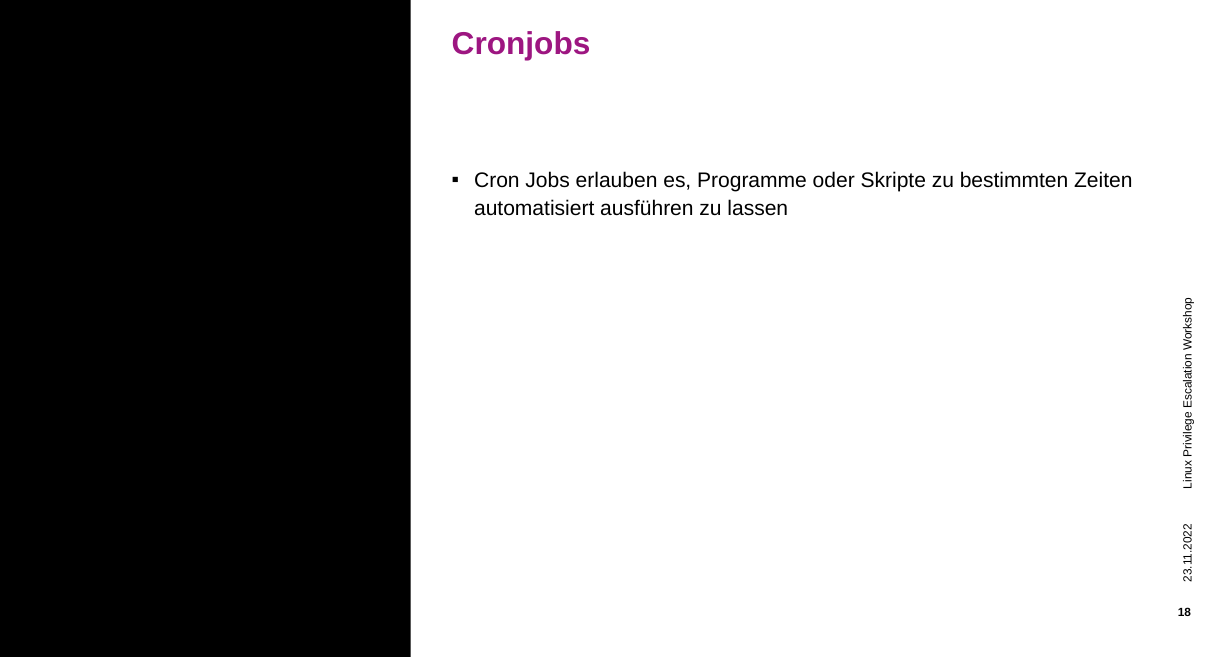
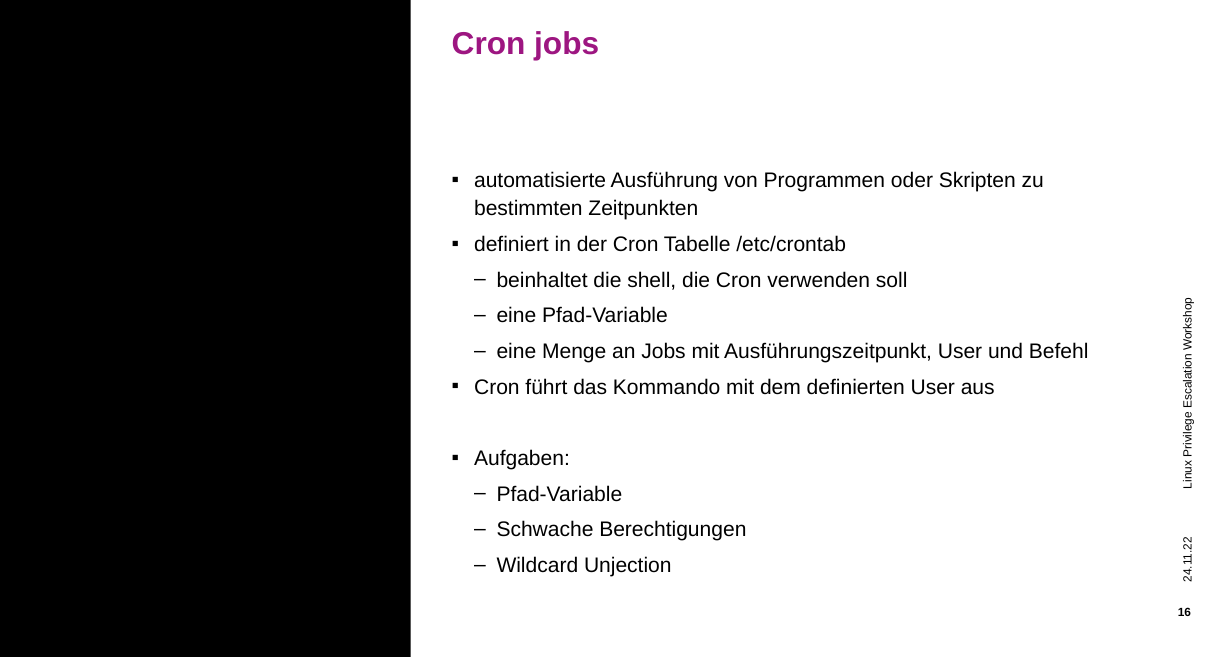
Before and after one commit to hueami/lpe_workshop, a slide deck: slide 16 of Powerpoint.pptx (slide 18 before the commit). Drawn at 1232x657 pixels with LibreOffice and Linux fonts; fonts in the diff are those of the drawing; background and template pictures are left out. Boxes give left, top, right and bottom in pixels: in the first picture for what was removed or moved away, otherwise in the second. Text is boxed around its words. In the diff, an @@ line names an element or a change of style, - is before the commit and + after.

```diff
--- a/Powerpoint.pptx
+++ b/Powerpoint.pptx
@@ title at box(452, 31, 599, 60): spaces changed @@
-Cronjobs
+Cron jobs
@@ text at box(474, 171, 1089, 576): text changed @@
-▪ Cron Jobs erlauben es, Programme oder Skripte zu bestimmten Zeiten automatisiert ausführen zu lassen
+▪ automatisierte Ausführung von Programmen oder Skripten zu bestimmten Zeitpunkten
+▪ definiert in der Cron Tabelle /etc/crontab
+    – beinhaltet die shell, die Cron verwenden soll
+    – eine Pfad-Variable
+    – eine Menge an Jobs mit Ausführungszeitpunkt, User und Befehl
+▪ Cron führt das Kommando mit dem definierten User aus
+▪ Aufgaben:
+    – Pfad-Variable
+    – Schwache Berechtigungen
+    – Wildcard Unjection
@@ text at box(1181, 541, 1194, 581): text changed @@
-23.11.2022
+24.11.22
```
Also in this commit, not shown: 15 other slides changed, 1 slide added, 2 slides removed.
